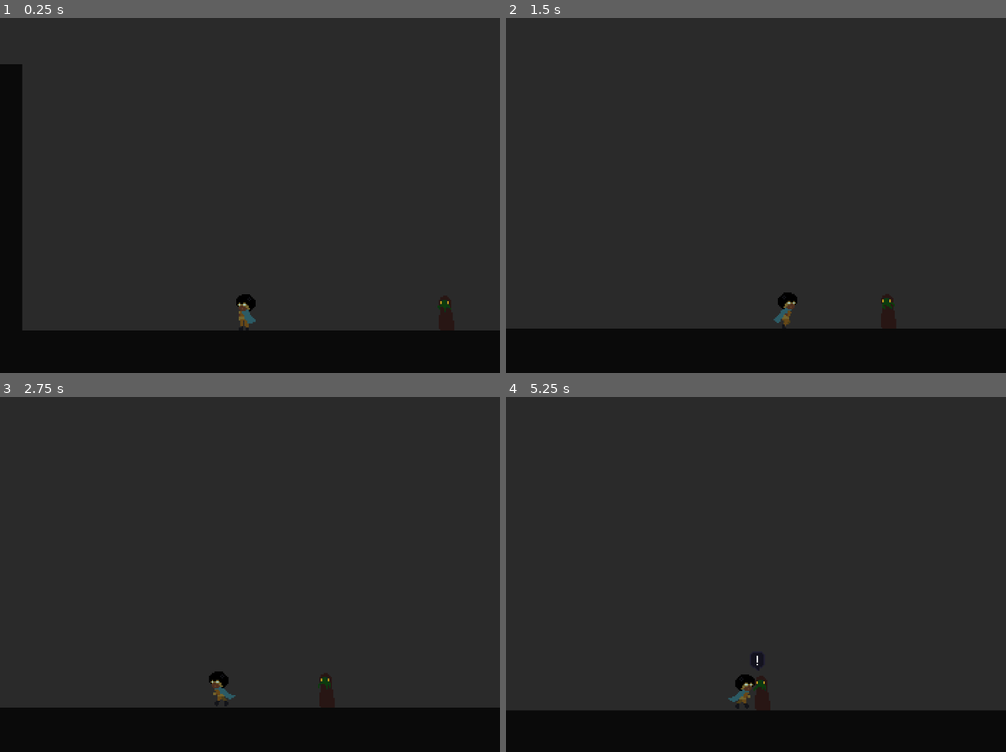
Above: before the commit, frames 1-4 (two rows, left to right).
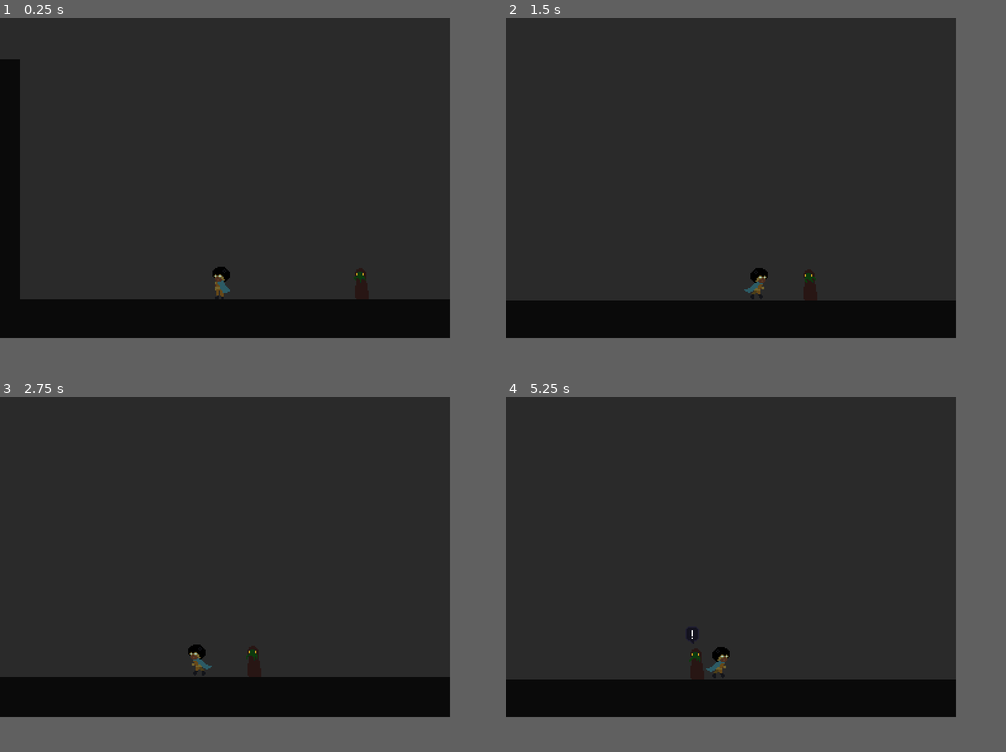
Above: after the commit, the same moments.

Repository: gpelussi/home_ggj19
Game: Godot game, scene res://Main.tscn
Two runs of this game, one before a commit and one after it. Both use one fixed random seed, a clock stepped at 60 frames per second and the inputs below.
Inputs:
- Up to frame 1 (0.25 s): no input
- Up to frame 2 (1.5 s): hold Z (ACTION_A, bound only before the commit) 0.53-1.28 s; hold Right (DIR_RIGHT) from 0.53 s (still down); tap X (ACTION_B, bound only before the commit) at 0.8, 1.35 s
- Up to frame 3 (2.75 s): tap Space (ACTION_C, bound only before the commit) at 1.55 s; release Right (DIR_RIGHT) at 2.03 s; hold Left (DIR_LEFT) from 2.03 s (still down); hold Space (ACTION_C, bound only before the commit) from 2.03 s (still down); tap V (ACTION_D, bound only before the commit) at 2.3 s
- Up to frame 4 (5.25 s): release Left (DIR_LEFT) at 2.78 s; release Space (ACTION_C, bound only before the commit) at 2.78 s; hold Right (DIR_RIGHT) 2.78-4.28 s; tap V (ACTION_D, bound only before the commit) at 2.85 s; tap Z (ACTION_A, bound only before the commit) at 3.05 s; hold Z (ACTION_A, bound only before the commit) 3.53-4.28 s; tap X (ACTION_B, bound only before the commit) at 3.8, 4.35 s; tap Escape (ACTION_PAUSE, bound only before the commit) at 4.15 s; hold Left (DIR_LEFT) 4.28-5.03 s; tap Space (ACTION_C, bound only before the commit) at 4.55 s; hold Right (DIR_RIGHT) from 5.03 s (still down); hold Space (ACTION_C, bound only before the commit) from 5.03 s (still down)
In our replay, the window is 800x568 before the commit and 720x512 after it. These sizes can differ from the game's own. Grey fills any space a smaller window leaves; there, only what the larger window draws over its background counts as a difference.

The runs differ from the first frame. In frame 1, 17% of the frame differs, in the area x 0-100%, y 0-89%; in frame 2, 16%; in frame 3, 17%; in frame 4, 17%.
Error after the commit: Parse Error: The method "player_has_item" isn't declared in the current class. (res://Bodies/Components/InteractionEvent.gd:35)

Commit message:
I WANT TO MURDER SOMEONE

Diff:
--- a/src/Bodies/Components/Controls.gd
+++ b/src/Bodies/Components/Controls.gd
@@ -13,13 +13,8 @@
 
 func _input(event):
 	if active:
-		if event.is_action_pressed("ACTION_A"):
-			print("CONFIRM")
-		elif event.is_action_pressed("ACTION_B"):
-			print("CANCEL")
-		elif event.is_action_pressed("ACTION_C"):
+		if event.is_action_pressed("ACTION_CONFIRM"):
+			if get_parent().has_node("Interaction"):
+				get_parent().get_node("Interaction").interact()
+		elif event.is_action_pressed("ACTION_JUMP"):
 			get_parent().jump()
-		elif event.is_action_pressed("ACTION_D"):
-			print("AUX")
-		elif event.is_action_pressed("ACTION_PAUSE"):
-			print("PAUSE")
--- a/src/Bodies/Components/Interaction.gd
+++ b/src/Bodies/Components/Interaction.gd
@@ -3,12 +3,9 @@
 signal set_target
 signal unset_target
 
-var interaction_event
 var targets = []
 
 func _ready():
-	if has_node("InteractionEvent"):
-		interaction_event = get_node("InteractionEvent")
 	connect("area_entered", self, "on_area_entered")
 	connect("area_exited", self, "on_area_exited")
 
@@ -25,8 +22,12 @@
 		targets.remove(idx)
 
 func get_target():
+	if targets.size() == 0:
+		return
 	return targets.back()
 
 func interact():
-	if interaction_event:
-		interaction_event.try_to_trigger()
+	var target = get_target()
+	if target:
+		if target.has_node("InteractionEvent"):
+			target.get_node("InteractionEvent").try_to_trigger()
--- a/src/Bodies/Components/Interaction.tscn
+++ b/src/Bodies/Components/Interaction.tscn
@@ -1,9 +1,8 @@
-[gd_scene load_steps=3 format=2]
+[gd_scene load_steps=2 format=2]
 
 [ext_resource path="res://Bodies/Components/Interaction.gd" type="Script" id=1]
-[ext_resource path="res://Bodies/Components/InteractionEvent.gd" type="Script" id=2]
 
-[node name="Interaction" type="Area2D" index="0"]
+[node name="Interaction" type="Area2D"]
 
 input_pickable = true
 gravity_vec = Vector2( 0, 1 )
@@ -13,11 +12,3 @@
 audio_bus_override = false
 audio_bus_name = "Master"
 script = ExtResource( 1 )
-
-[node name="InteractionEvent" type="Node" parent="." index="0"]
-
-script = ExtResource( 2 )
-items_needed = PoolStringArray(  )
-text_before_giving_item = null
-text_when_item_is_given = null
-text_after_giving_item = null
--- a/src/Bodies/Components/InteractionEvent.gd
+++ b/src/Bodies/Components/InteractionEvent.gd
@@ -5,46 +5,51 @@
 onready var database = get_node("/root/Database")
 onready var inventory = get_node("/root/Inventory")
 
-export(PoolStringArray) var items_needed = PoolStringArray()
-export(String, MULTILINE) var text_before_giving_item
-export(String, MULTILINE) var text_when_item_is_given
-export(String, MULTILINE) var text_after_giving_item
+export(String) var first_needed_item = ""
+export(String) var second_needed_item = ""
+export(String, MULTILINE) var text_default = "Default Text"
+export(String, MULTILINE) var text_alt_1 = ""
+export(String, MULTILINE) var text_alt_2 = ""
+
+var needed_items = []
+var texts = []
 
 func _ready():
+	if not first_needed_item.empty():
+		needed_items.append(first_needed_item)
+		if not second_needed_item.empty():
+			needed_items.append(second_needed_item)
+	assert(text_default)
+	texts.append(text_default)
+	if not text_alt_1.empty():
+		texts.append(text_alt_1)
+		if not text_alt_2.empty():
+			texts.append(text_alt_2)
 	assert(items_are_valid())
 
 func try_to_trigger():
-	var text_to_send
-	if not i_need_items():
-		text_to_send = text_before_giving_item
-	else:
-		if you_have_them():
-			text_to_send = text_when_item_is_given
-		elif you_gave_them():
-			text_to_send = text_after_giving_item
-		else:
-			text_to_send = text_before_giving_item
-	emit_signal("trigger_text", text_to_send)
+	var npc_name = get_npc_name()
+	var current_text_index = inventory.get_npc_text(npc_name)
+	if current_text_index < needed_items.size():
+		var needed_item = needed_items[current_text_index]
+		if player_has_item(needed_item):
+			inventory.lose_item(needed_item)
+			inventory.increase_npc_text(npc_name)
+	var dialogue_text = get_current_text()
+	print(dialogue_text)
+	emit_signal("trigger_text", dialogue_text)
+
+func get_npc_name():
+	return get_parent().get_parent().name
 
 # Item checks
 
-func i_need_items():
-	return items_needed.size() > 0
-
-func you_have_them():
-	for item in items_needed:
-		if not inventory.has_item(item):
-			return false
-	return true
-
-func you_gave_them():
-	for item in items_needed:
-		if not inventory.gave_item_to(item, get_parent().name):
-			return false
-	return true
+func get_current_text():
+	var index = inventory.get_npc_text(get_npc_name())
+	return texts[index]
 
 func items_are_valid():
-	for item in items_needed:
+	for item in needed_items:
 		if not database.item_exists(item):
 			return false
 	return true
--- /dev/null
+++ b/src/Bodies/Components/InteractionEvent.tscn
@@ -0,0 +1,12 @@
+[gd_scene load_steps=2 format=2]
+
+[ext_resource path="res://Bodies/Components/InteractionEvent.gd" type="Script" id=1]
+
+[node name="InteractionEvent" type="Node"]
+
+script = ExtResource( 1 )
+first_needed_item = ""
+second_needed_item = ""
+text_default = "Default Text"
+text_alt_1 = ""
+text_alt_2 = ""
--- a/src/Bodies/NPCs/Cthulu/Cthulu.tscn
+++ b/src/Bodies/NPCs/Cthulu/Cthulu.tscn
@@ -1,7 +1,8 @@
-[gd_scene load_steps=4 format=2]
+[gd_scene load_steps=5 format=2]
 
 [ext_resource path="res://Bodies/NPCs/NPC.tscn" type="PackedScene" id=1]
-[ext_resource path="res://Bodies/NPCs/Cthulu/Sprite.tscn" type="PackedScene" id=2]
+[ext_resource path="res://Bodies/Components/InteractionEvent.tscn" type="PackedScene" id=2]
+[ext_resource path="res://Bodies/NPCs/Cthulu/Sprite.tscn" type="PackedScene" id=3]
 
 [sub_resource type="RectangleShape2D" id=1]
 
@@ -14,12 +15,20 @@
 
 polygon = PoolVector2Array( 0, 0, 8, -8, 8, -24, 0, -32, -8, -24, -8, -8 )
 
-[node name="InteractionArea" type="CollisionShape2D" parent="Interaction" index="1"]
+[node name="InteractionArea" type="CollisionShape2D" parent="Interaction" index="0"]
 
 position = Vector2( 0, -16 )
 shape = SubResource( 1 )
 
-[node name="Sprite" parent="." index="2" instance=ExtResource( 2 )]
+[node name="InteractionEvent" parent="Interaction" index="1" instance=ExtResource( 2 )]
+
+first_needed_item = ""
+second_needed_item = ""
+text_default = "ASKJDLAFKJ"
+text_alt_1 = ""
+text_alt_2 = ""
+
+[node name="Sprite" parent="." index="2" instance=ExtResource( 3 )]
 
 [node name="TalkIcon" parent="." index="3"]
 
--- a/src/Main.tscn
+++ b/src/Main.tscn
@@ -3,7 +3,7 @@
 [ext_resource path="res://Main.gd" type="Script" id=1]
 [ext_resource path="res://Maps/Sample.tscn" type="PackedScene" id=2]
 
-[node name="Main" type="Node2D" index="0"]
+[node name="Main" type="Node2D"]
 
 script = ExtResource( 1 )
 
--- a/src/Maps/Sample.tscn
+++ b/src/Maps/Sample.tscn
@@ -3,7 +3,7 @@
 [ext_resource path="res://Bodies/NPCs/Cthulu/Cthulu.tscn" type="PackedScene" id=1]
 [ext_resource path="res://Bodies/Player/Player.tscn" type="PackedScene" id=2]
 
-[node name="Sample" type="Node2D" index="0"]
+[node name="Sample" type="Node2D"]
 
 [node name="Platform1" type="Polygon2D" parent="." index="0"]
 
@@ -39,7 +39,7 @@
 
 [node name="Cthulu" parent="NPCs" index="0" instance=ExtResource( 1 )]
 
-position = Vector2( 320, 192 )
+position = Vector2( 288, 192 )
 
 [node name="Player" parent="." index="2" instance=ExtResource( 2 )]
 
--- a/src/Misc/Resolution.gd
+++ b/src/Misc/Resolution.gd
@@ -10,8 +10,8 @@
 func _ready():
 	# setup fullscreen preferences
 	if not screen_scale:
-		screen_scale = 2
-	update_resolution(max(screen_scale, get_max_scale()))
+		screen_scale = min(2, get_max_scale())
+	update_resolution(min(screen_scale, get_max_scale()))
 
 func _input(ev):
 	if ev.is_action_pressed("META_TOGGLE_SCALE"):
--- a/src/Persistence/Inventory.gd
+++ b/src/Persistence/Inventory.gd
@@ -1,15 +1,20 @@
 extends "res://Persistence/Persistence.gd"
 
-const GIVEN_STRING = "%s_was_given_to"
+const NPC_INDEX_STRING = "%s_talk_index"
 
 func gain_item(item):
 	set_data(item, true)
 
+func lose_item(item):
+	set_data(item, false)
+
 func has_item(item):
 	return get_data(item)
 
-func give_item_to(item, to):
-	set_data(GIVEN_STRING % item, to)
+func increase_npc_text(npc):
+	var npc_text = NPC_INDEX_STRING % npc
+	set_data(npc_text, get_data(npc_text, 0) + 1)
 
-func gave_item_to(item, to):
-	return get_data(GIVEN_STRING % item) == to
+func get_npc_text(npc):
+	var npc_text = NPC_INDEX_STRING % npc
+	return get_data(npc_text, 0)
--- a/src/Persistence/Inventory.tscn
+++ b/src/Persistence/Inventory.tscn
@@ -1,8 +1,8 @@
 [gd_scene load_steps=2 format=2]
 
-[ext_resource path="res://Persistence/Persistence.gd" type="Script" id=1]
+[ext_resource path="res://Persistence/Inventory.gd" type="Script" id=1]
 
-[node name="Inventory" type="Node" index="0"]
+[node name="Inventory" type="Node"]
 
 script = ExtResource( 1 )
 persistance_name = "inventory"
--- a/src/Persistence/Persistence.gd
+++ b/src/Persistence/Persistence.gd
@@ -14,9 +14,9 @@
 	data[field] = value
 	save_data()
 
-func get_data(field):
+func get_data(field, default = null):
 	if not data.has(field):
-		return
+		return default
 	return data[field]
 
 func save_data():
--- a/src/project.godot
+++ b/src/project.godot
@@ -55,17 +55,6 @@
 
 [input]
 
-ACTION_A=[ Object(InputEventKey,"resource_local_to_scene":false,"resource_name":"","device":0,"alt":false,"shift":false,"control":false,"meta":false,"command":false,"pressed":false,"scancode":90,"unicode":0,"echo":false,"script":null)
-, Object(InputEventKey,"resource_local_to_scene":false,"resource_name":"","device":0,"alt":false,"shift":false,"control":false,"meta":false,"command":false,"pressed":false,"scancode":16777221,"unicode":0,"echo":false,"script":null)
- ]
-ACTION_B=[ Object(InputEventKey,"resource_local_to_scene":false,"resource_name":"","device":0,"alt":false,"shift":false,"control":false,"meta":false,"command":false,"pressed":false,"scancode":88,"unicode":0,"echo":false,"script":null)
- ]
-ACTION_C=[ Object(InputEventKey,"resource_local_to_scene":false,"resource_name":"","device":0,"alt":false,"shift":false,"control":false,"meta":false,"command":false,"pressed":false,"scancode":32,"unicode":0,"echo":false,"script":null)
- ]
-ACTION_D=[ Object(InputEventKey,"resource_local_to_scene":false,"resource_name":"","device":0,"alt":false,"shift":false,"control":false,"meta":false,"command":false,"pressed":false,"scancode":86,"unicode":0,"echo":false,"script":null)
- ]
-ACTION_PAUSE=[ Object(InputEventKey,"resource_local_to_scene":false,"resource_name":"","device":0,"alt":false,"shift":false,"control":false,"meta":false,"command":false,"pressed":false,"scancode":16777217,"unicode":0,"echo":false,"script":null)
- ]
 DIR_UP=[ Object(InputEventKey,"resource_local_to_scene":false,"resource_name":"","device":0,"alt":false,"shift":false,"control":false,"meta":false,"command":false,"pressed":false,"scancode":16777232,"unicode":0,"echo":false,"script":null)
  ]
 DIR_RIGHT=[ Object(InputEventKey,"resource_local_to_scene":false,"resource_name":"","device":0,"alt":false,"shift":false,"control":false,"meta":false,"command":false,"pressed":false,"scancode":16777233,"unicode":0,"echo":false,"script":null)
@@ -75,6 +64,12 @@
 DIR_LEFT=[ Object(InputEventKey,"resource_local_to_scene":false,"resource_name":"","device":0,"alt":false,"shift":false,"control":false,"meta":false,"command":false,"pressed":false,"scancode":16777231,"unicode":0,"echo":false,"script":null)
  ]
 META_TOGGLE_SCALE=[ Object(InputEventKey,"resource_local_to_scene":false,"resource_name":"","device":0,"alt":false,"shift":false,"control":false,"meta":false,"command":false,"pressed":false,"scancode":16777246,"unicode":0,"echo":false,"script":null)
+ ]
+ACTION_CONFIRM=[ Object(InputEventKey,"resource_local_to_scene":false,"resource_name":"","device":0,"alt":false,"shift":false,"control":false,"meta":false,"command":false,"pressed":false,"scancode":90,"unicode":0,"echo":false,"script":null)
+, Object(InputEventKey,"resource_local_to_scene":false,"resource_name":"","device":0,"alt":false,"shift":false,"control":false,"meta":false,"command":false,"pressed":false,"scancode":16777221,"unicode":0,"echo":false,"script":null)
+ ]
+ACTION_JUMP=[ Object(InputEventKey,"resource_local_to_scene":false,"resource_name":"","device":0,"alt":false,"shift":false,"control":false,"meta":false,"command":false,"pressed":false,"scancode":32,"unicode":0,"echo":false,"script":null)
+, Object(InputEventKey,"resource_local_to_scene":false,"resource_name":"","device":0,"alt":false,"shift":false,"control":false,"meta":false,"command":false,"pressed":false,"scancode":88,"unicode":0,"echo":false,"script":null)
  ]
 
 [layer_names]
